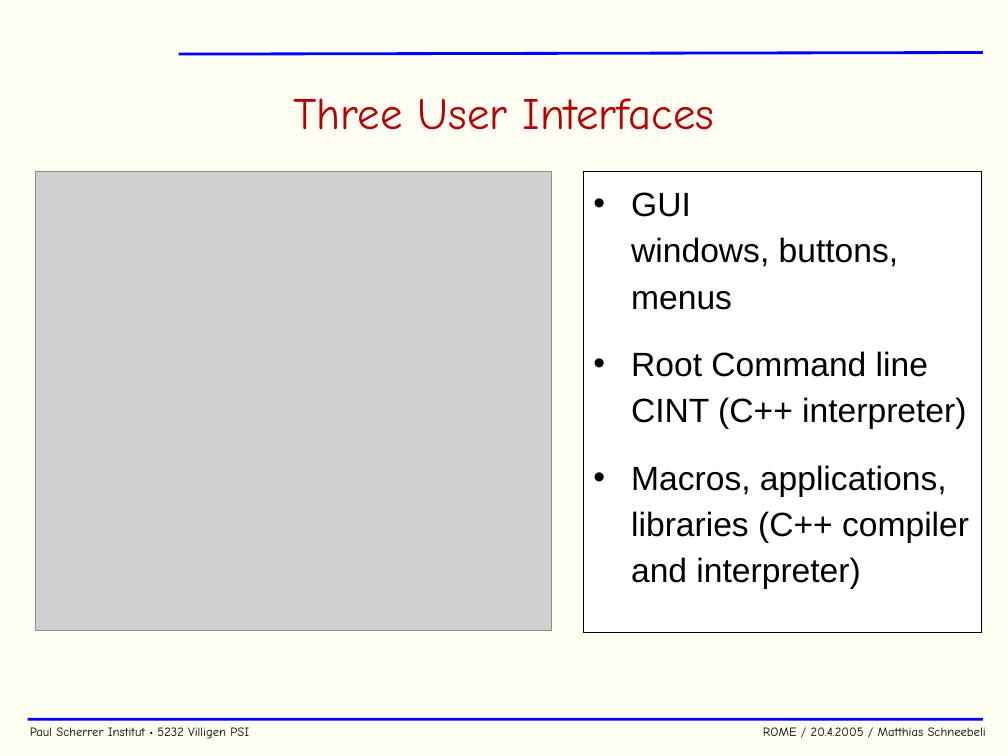
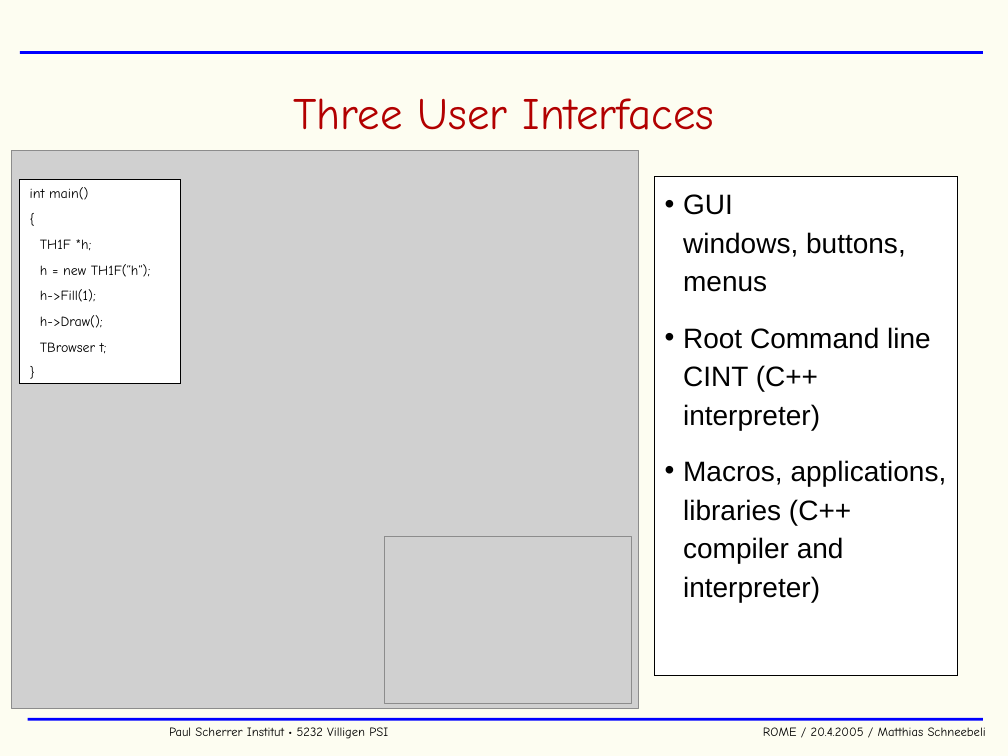
Before and after one commit to cjpl/rome, a slide deck: slide 6 of documentation/ROME.ppt. Drawn at 1008x756 pixels with LibreOffice and Linux fonts; fonts in the diff are those of the drawing; grey boxes stand for pictures; background and template pictures are left out. Boxes give left, top, right and bottom in pixels: in the first picture for what was removed or moved away, otherwise in the second. Text is boxed around its words. In the diff, an @@ line names an element or a change of style, - is before the commit and + after.

```diff
--- a/documentation/ROME.ppt
+++ b/documentation/ROME.ppt
@@ line moved from (178, 54) - (983, 52) to (20, 52) - (983, 52) @@
@@ picture: place and size @@
-picture at box(35, 171, 551, 630)
+picture at box(12, 150, 639, 709)
@@ rectangle added at box(20, 179, 180, 384), fill #FFFFFF, outline #000000 0.74 pt, 10 pt, text #000000 @@
+int main()
+{
+TH1F *h;
+h = new TH1F(“h“);
+h->Fill(1);
+h->Draw();
+TBrowser t;
+}
@@ text "GUI windows, buttons, menus": place and size @@
-text "GUI windows, buttons, menus" at box(584, 171, 982, 632)
+text "GUI windows, buttons, menus" at box(655, 176, 958, 675)
@@ text "GUI windows, buttons, menus" at box(655, 176, 958, 675): size 24 to 20 pt; indent changed; less space between paragraphs @@
@@ picture added at box(385, 536, 632, 704) @@
@@ text "Paul Scherrer Institut • 5232 ..." rewrapped from box(30, 727, 986, 739) to box(169, 727, 986, 739) @@
```
Also in this commit, not shown: 54 other slides changed, 1 slide added, 6 other files.
